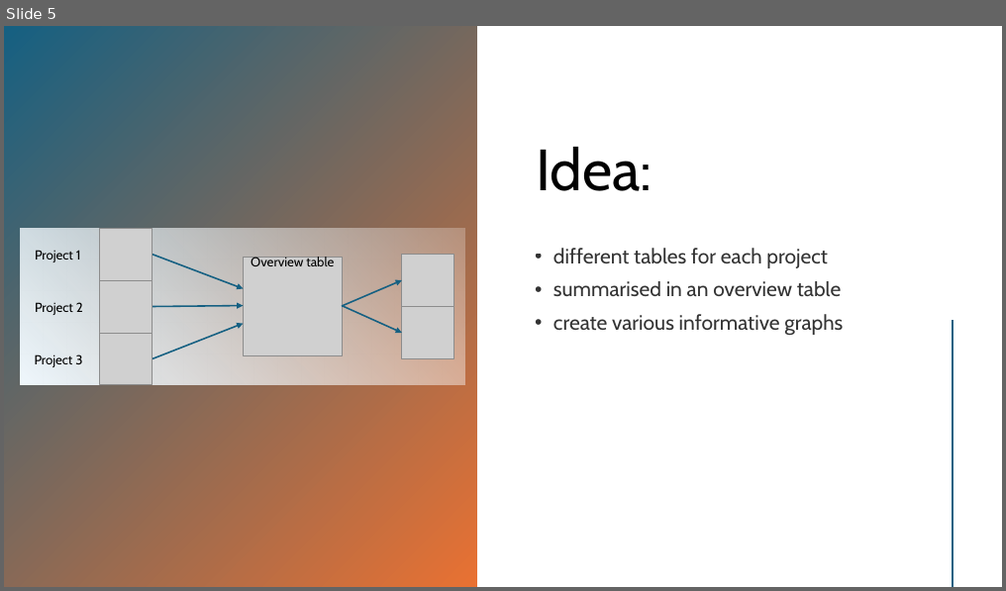
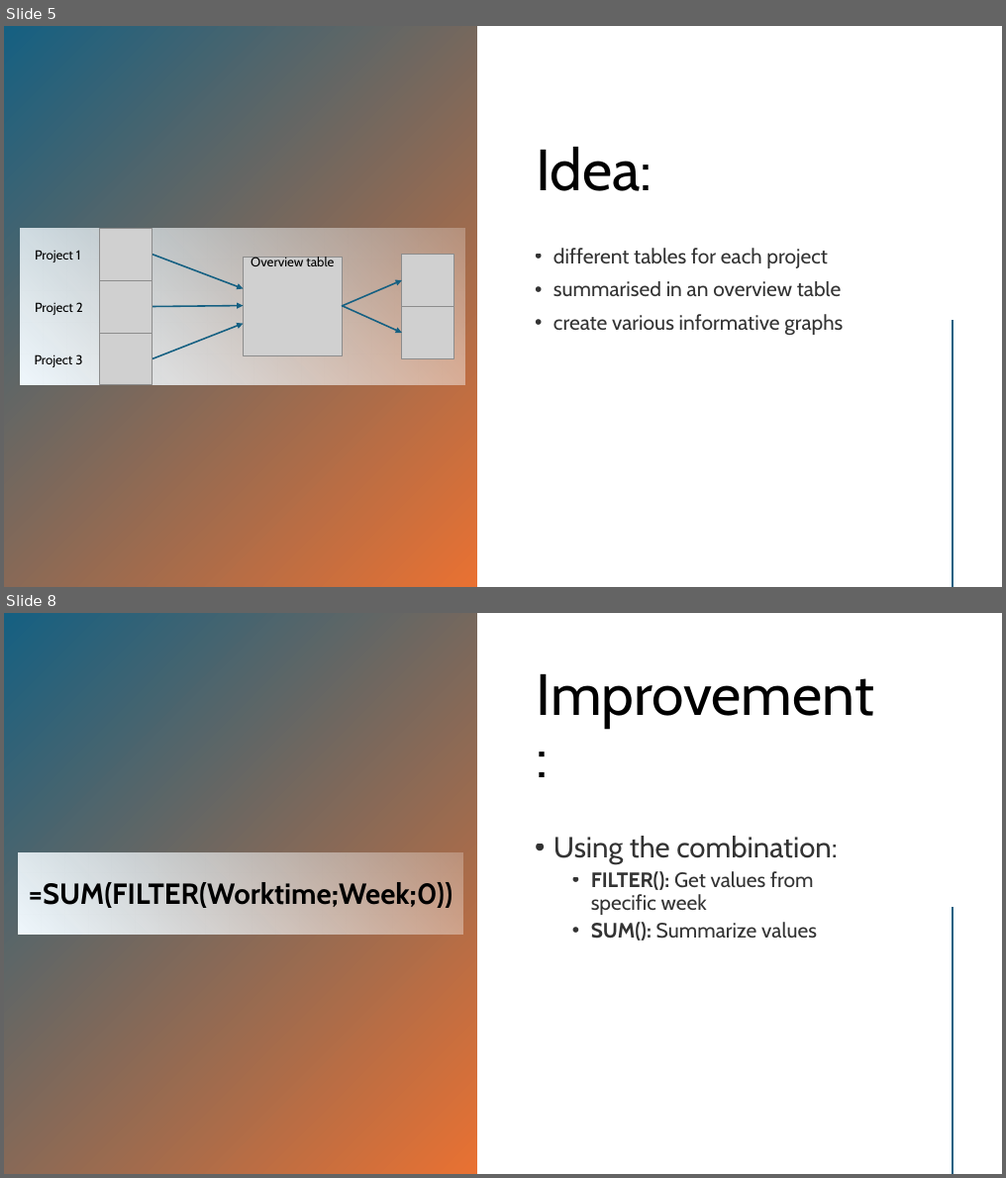
Before and after one commit to MaxWeinhold/Excel_Time_Tracker, a slide deck: Time tracking.pptx. Shown one above the other, each under a label of ours: slide 5 before the commit, slides 5 and 8 after it; the slides between them are not shown. The pictures are 1006x591 and 1006x1178 pixels, drawn with LibreOffice and Linux fonts; fonts in the diff are those of the drawing; grey boxes stand for pictures. Boxes give left, top, right and bottom in pixels: in the first picture for what was removed or moved away, otherwise in the second. Text is boxed around its words. In the diff, an @@ line names an element or a change of style, - is before the commit and + after.

```diff
--- a/Time tracking.pptx
+++ b/Time tracking.pptx
@@ slide 8 added at (x1=4, y1=613, x2=1002, y2=1174), background #FFFFFF @@
@@ rectangle added at (x1=4, y1=613, x2=477, y2=1174), fill gradient #156082 to #E97132 @@
@@ title added at (x1=537, y1=673, x2=874, y2=728), 56 pt, text #000000 @@
+Improvement:
@@ text added at (x1=553, y1=836, x2=837, y2=941), 20 pt, text #000000 at 80% opacity @@
+• Using the combination:
+  • FILTER(): Get values from specific week
+  • SUM(): Summarize values
@@ rectangle added at (x1=18, y1=854, x2=463, y2=935), fill gradient #F0F8FD to #FFFFFF @@
@@ text added at (x1=29, y1=880, x2=453, y2=912), 28 pt, text #000000, bold @@
+=SUM(FILTER(Worktime;Week;0))
@@ line added from (952, 909) to (952, 1173), #E97132 2 pt @@
```
Also in this commit, not shown: 2 other slides added, 1 other file.
